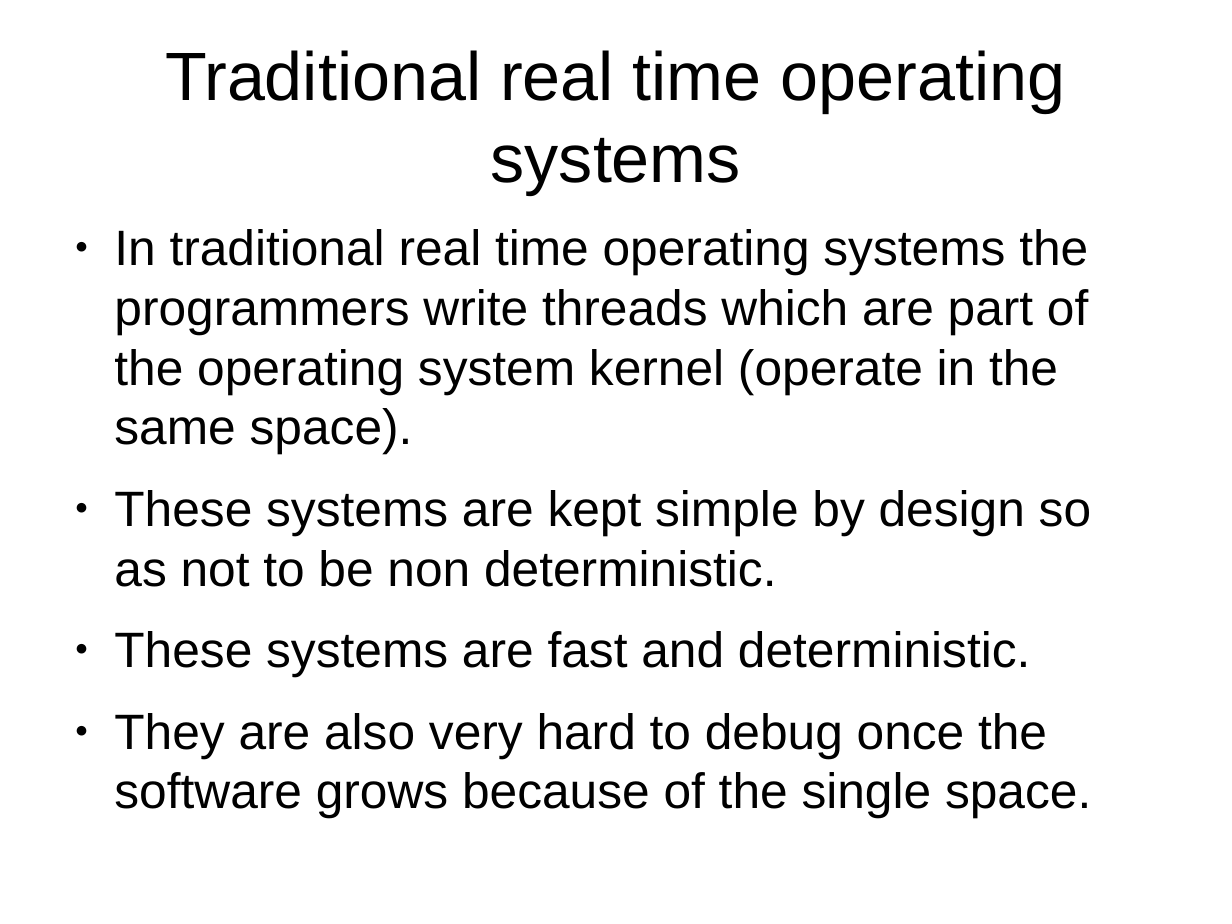
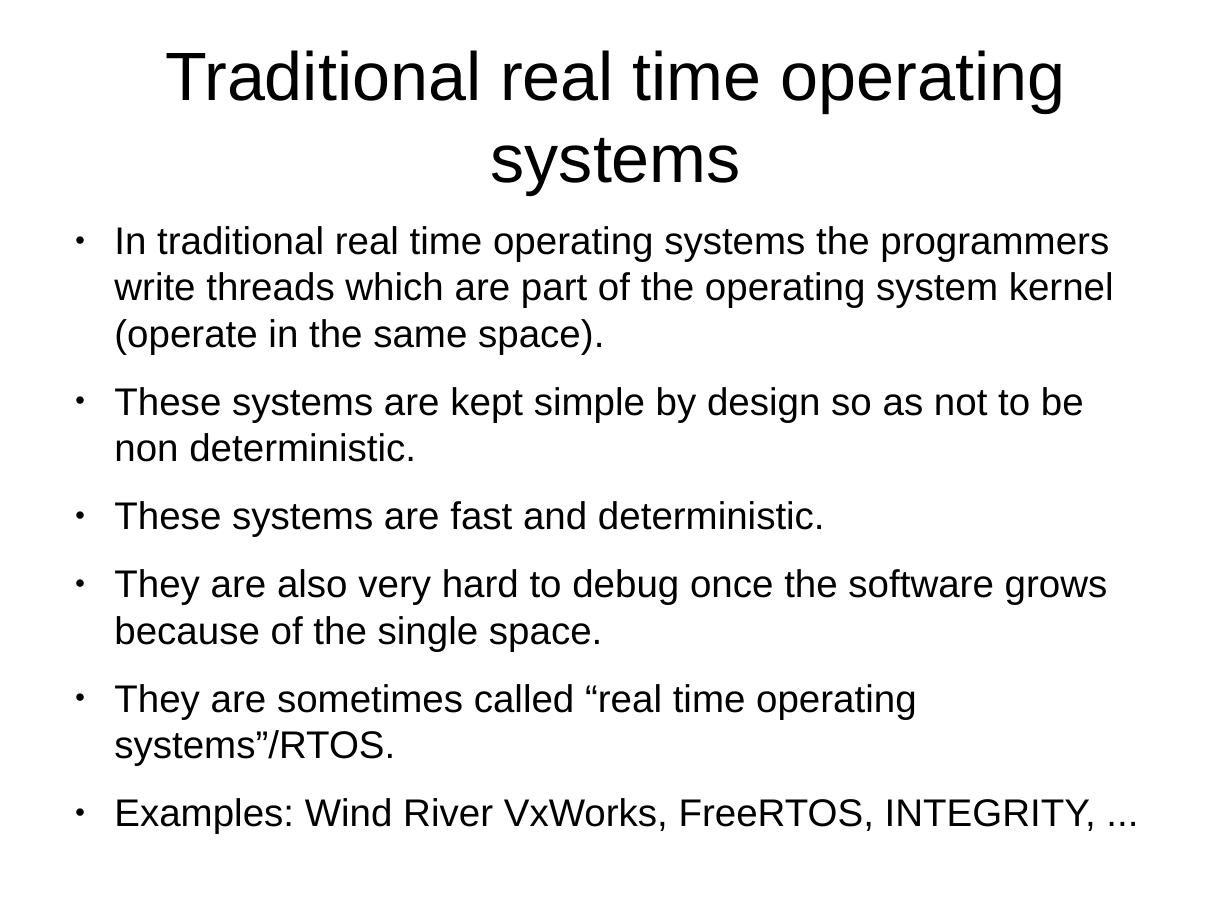
Before and after one commit to kalmuthu/slides, a slide deck: slide 9 of odp/realtime.odp (slide 8 before the commit). Drawn at 1232x924 pixels with LibreOffice and Linux fonts; fonts in the diff are those of the drawing. Boxes give left, top, right and bottom in pixels: in the first picture for what was removed or moved away, otherwise in the second. Text is boxed around its words. In the diff, an @@ line names an element or a change of style, - is before the commit and + after.

Commit message:
improved the real time slides

```diff
--- a/odp/realtime.odp
+++ b/odp/realtime.odp
@@ text at [114, 226, 1114, 651]: size 32 to 24.8 pt in "In traditional real time operating systems the ...", "These systems are kept simple by design ...", "These systems are fast and deterministic.", "They are also very hard to debug ..." @@
@@ text at [114, 684, 917, 766]: paragraphs added @@
+● They are sometimes called “real time operating systems”/RTOS.
+● Examples: Wind River VxWorks, FreeRTOS, INTEGRITY, ...
```
Also in this commit, not shown: 11 other slides changed, 9 slides added.
